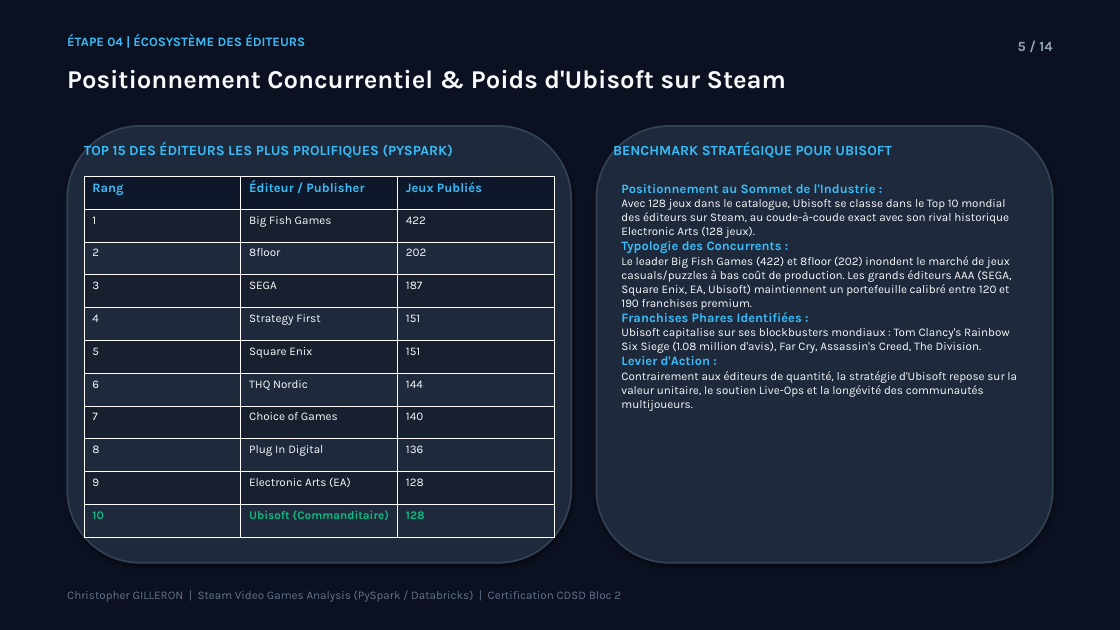
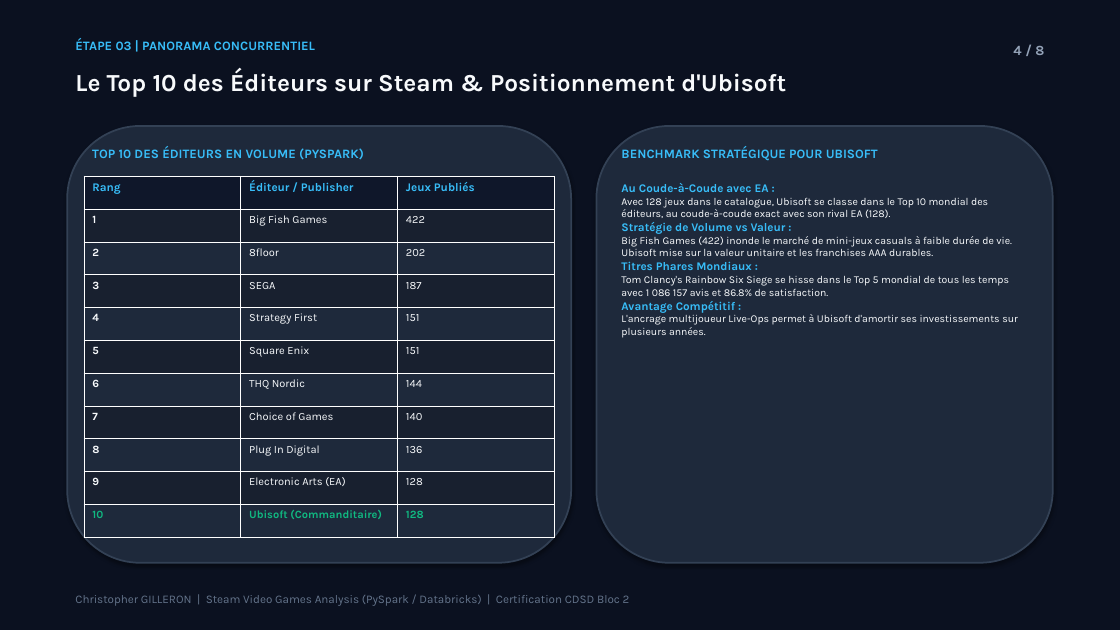
Before and after one commit to Elkristobal59/CERTIFICATION_CDSD, a slide deck: slide 4 of Bloc_2_Analyse_Exploratoire/Steam/Steam_presentation.pptx (slide 5 before the commit). Drawn at 1120x630 pixels with LibreOffice and Linux fonts; fonts in the diff are those of the drawing. Boxes give left, top, right and bottom in pixels: in the first picture for what was removed or moved away, otherwise in the second. Text is boxed around its words. In the diff, an @@ line names an element or a change of style, - is before the commit and + after.

Commit message:
feat(certif): calibrage strict a 8 slides max (format oral 5 min) pour Steam, Walmart et North Face

```diff
--- a/Bloc_2_Analyse_Exploratoire/Steam/Steam_presentation.pptx
+++ b/Bloc_2_Analyse_Exploratoire/Steam/Steam_presentation.pptx
@@ text at bbox=[75, 38, 315, 50]: text changed @@
-ÉTAPE 04 | ÉCOSYSTÈME DES ÉDITEURS
+ÉTAPE 03 | PANORAMA CONCURRENTIEL
@@ text at bbox=[1013, 46, 1044, 55]: text changed @@
-5 / 14
+4 / 8
@@ text at bbox=[75, 69, 786, 97]: text changed; size 22 to 21 pt @@
-Positionnement Concurrentiel & Poids d'Ubisoft sur Steam
+Le Top 10 des Éditeurs sur Steam & Positionnement d'Ubisoft
@@ text at bbox=[92, 146, 364, 160]: text changed; size 12 to 11 pt @@
-TOP 15 DES ÉDITEURS LES PLUS PROLIFIQUES (PYSPARK)
+TOP 10 DES ÉDITEURS EN VOLUME (PYSPARK)
@@ text "BENCHMARK STRATÉGIQUE POUR UBISOFT" at bbox=[621, 146, 878, 161]: size 12 to 11 pt @@
@@ table at bbox=[84, 176, 555, 538] @@
@@ size 11 to 10 pt in "Rang", "Éditeur / Publisher", "Jeux Publiés" @@
@@ size 10 to 9.5 pt in "1", "Big Fish Games", "422", "2" and 26 more places @@
@@ bold on in "1", "2", "3", "4" and 5 more places @@
@@ text at bbox=[621, 183, 1018, 338]: text changed; size 10 to 9 pt @@
-Positionnement au Sommet de l'Industrie :
-Avec 128 jeux dans le catalogue, Ubisoft se classe dans le Top 10 mondial des éditeurs sur Steam, au coude-à-coude exact avec son rival historique Electronic Arts (128 jeux).
-Typologie des Concurrents :
-Le leader Big Fish Games (422) et 8floor (202) inondent le marché de jeux casuals/puzzles à bas coût de production. Les grands éditeurs AAA (SEGA, Square Enix, EA, Ubisoft) maintiennent un portefeuille calibré entre 120 et 190 franchises premium.
-Franchises Phares Identifiées :
-Ubisoft capitalise sur ses blockbusters mondiaux : Tom Clancy's Rainbow Six Siege (1.08 million d'avis), Far Cry, Assassin's Creed, The Division.
-Levier d'Action :
-Contrairement aux éditeurs de quantité, la stratégie d'Ubisoft repose sur la valeur unitaire, le soutien Live-Ops et la longévité des communautés multijoueurs.
+Au Coude-à-Coude avec EA :
+Avec 128 jeux dans le catalogue, Ubisoft se classe dans le Top 10 mondial des éditeurs, au coude-à-coude exact avec son rival EA (128).
+Stratégie de Volume vs Valeur :
+Big Fish Games (422) inonde le marché de mini-jeux casuals à faible durée de vie. Ubisoft mise sur la valeur unitaire et les franchises AAA durables.
+Titres Phares Mondiaux :
+Tom Clancy's Rainbow Six Siege se hisse dans le Top 5 mondial de tous les temps avec 1 086 157 avis et 86.8% de satisfaction.
+Avantage Compétitif :
+L'ancrage multijoueur Live-Ops permet à Ubisoft d'amortir ses investissements sur plusieurs années.
@@ text "Christopher GILLERON | Steam Video ...": place and size @@
-text "Christopher GILLERON | Steam Video ..." at bbox=[67, 591, 621, 602]
+text "Christopher GILLERON | Steam Video ..." at bbox=[75, 595, 630, 606]
```
Also in this commit, not shown: 6 other slides changed, 1 slide added, 7 slides removed, 2 other files.
